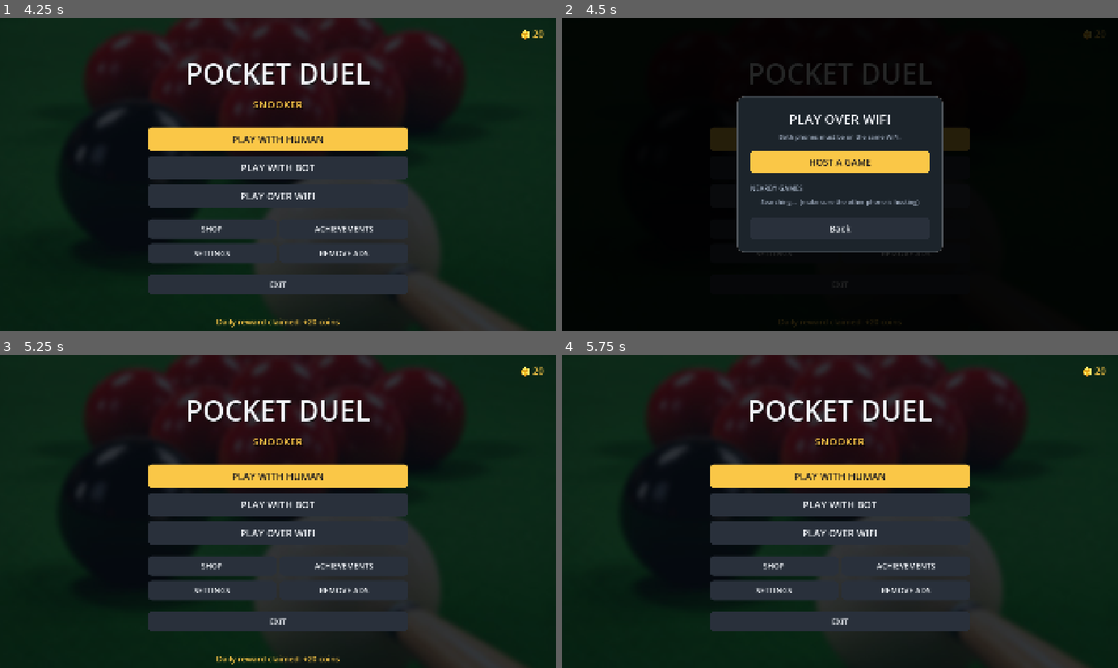
Above: before the commit, frames 1-4 (two rows, left to right).
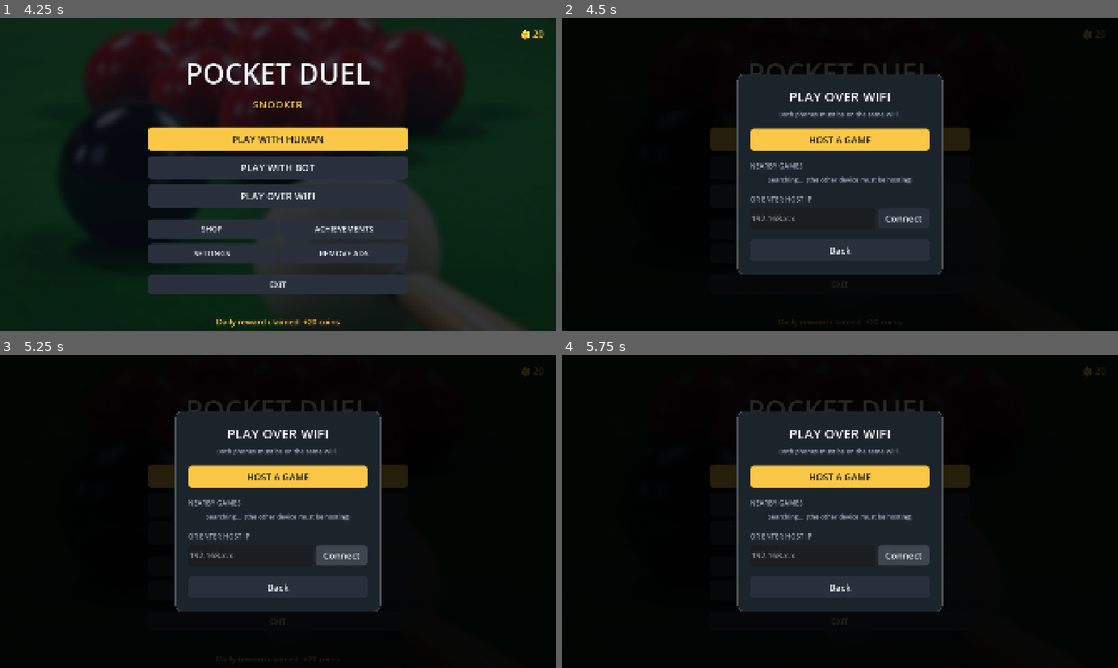
Above: after the commit, the same moments.

Repository: SaadiDK-003/pocket_duel
Game: Godot game, scene res://scenes/main_menu/main_menu.tscn
Same seed, same stepped clock (60 frames per second), same inputs: the game is played once before the commit and once after it.
Inputs (mouse positions are in pixels of both pictures, inside the frame that each line leads up to):
- Up to frame 1 (4.25 s): click "PLAY WITH HUMAN" at 0.5 s; click "PLAY WITH HUMAN" at 1.25 s; click "PLAY WITH BOT" at 2 s; click "PLAY WITH BOT" at 2.75 s; click "PLAY OVER WIFI" at 3.5 s
- Up to frame 2 (4.5 s): click "PLAY OVER WIFI" at 4.25 s
- Up to frame 3 (5.25 s): click (339, 555) at 5 s, where only the run after the commit has a clickable "Connect"
- Up to frame 4 (5.75 s): no input

Frame 1 is identical in both runs. In frame 2, 12% of the frame differs, in the area x 31-69%, y 18-82%; in frame 3, 72%, in the area x 0-100%, y 0-100%; in frame 4, 72%.

Commit message:
LAN: connection diagnostics, timeout, manual-IP fallback
- Net prints host IP(s) on hosting, the IP it dials on join, and connect
  success/failure (visible in a terminal for debugging)
- Lobby: 8s connection timeout (no more infinite 'Connecting…'), shows the
  host's IP while hosting, and a manual 'Enter host IP' box as a fallback

Co-Authored-By: Claude Opus 4.8 <noreply@anthropic.com>

Diff:
--- a/scripts/shared/lan_lobby.gd
+++ b/scripts/shared/lan_lobby.gd
@@ -119,6 +119,9 @@
 	match _state:
 		"hosting":
 			_label(vb, "Hosting — waiting for a player to join…", 30, ACCENT, HORIZONTAL_ALIGNMENT_CENTER)
+			var ips: Array = Net.local_ips()
+			if not ips.is_empty():
+				_label(vb, "Your IP: %s" % ", ".join(ips), 24, TEXT_DIM, HORIZONTAL_ALIGNMENT_CENTER)
 			_spacer(vb, 6)
 			_button(vb, "Cancel", func(): Net.leave(); _state = "browse"; Net.start_discovery(); _build(), false)
 		"connecting":
@@ -131,12 +134,27 @@
 			_label(vb, "NEARBY GAMES", 24, TEXT_DIM, HORIZONTAL_ALIGNMENT_LEFT)
 			var hosts: Array = Net._hosts.values()
 			if hosts.is_empty():
-				_label(vb, "Searching…  (make sure the other phone is hosting)", 22, TEXT_DIM, HORIZONTAL_ALIGNMENT_CENTER)
+				_label(vb, "Searching…  (the other device must be hosting)", 22, TEXT_DIM, HORIZONTAL_ALIGNMENT_CENTER)
 			for h in hosts:
 				_host_row(vb, h)
 			if _status != "":
 				_spacer(vb, 4)
 				_label(vb, _status, 22, Color(1, 0.6, 0.5), HORIZONTAL_ALIGNMENT_CENTER)
+			# Manual IP fallback (for tricky networks / debugging).
+			_spacer(vb, 8)
+			_label(vb, "OR ENTER HOST IP", 24, TEXT_DIM, HORIZONTAL_ALIGNMENT_LEFT)
+			var row := HBoxContainer.new()
+			row.add_theme_constant_override("separation", 10)
+			var ip_field := LineEdit.new()
+			ip_field.placeholder_text = "192.168.x.x"
+			ip_field.size_flags_horizontal = Control.SIZE_EXPAND_FILL
+			ip_field.custom_minimum_size = Vector2(0, 66)
+			ip_field.add_theme_font_size_override("font_size", 28)
+			row.add_child(ip_field)
+			var cbtn := _button(row, "Connect", func(): _manual_connect(ip_field.text), false)
+			cbtn.size_flags_horizontal = Control.SIZE_SHRINK_END
+			cbtn.custom_minimum_size = Vector2(180, 66)
+			vb.add_child(row)
 
 	_spacer(vb, 10)
 	_button(vb, "Back", close, false)
@@ -150,6 +168,30 @@
 	else:
 		_status = "Couldn't host (port busy?)."
 	_build()
+
+
+func _manual_connect(ip: String) -> void:
+	ip = ip.strip_edges()
+	if ip == "":
+		return
+	Audio.play("ui_click")
+	if Net.join(ip, Net.GAME_PORT):
+		_state = "connecting"
+		_start_connect_timeout()
+	else:
+		_status = "Couldn't start connection."
+	_build()
+
+
+## Don't spin on "Connecting…" forever — give up after 8s with a hint.
+func _start_connect_timeout() -> void:
+	await get_tree().create_timer(8.0).timeout
+	if _state == "connecting":
+		Net.leave()
+		_state = "browse"
+		_status = "Couldn't connect. Same WiFi? Try disabling the firewall / router 'AP isolation'."
+		Net.start_discovery()
+		_build()
 
 
 func _host_row(parent: Node, h: Dictionary) -> void:
@@ -169,6 +211,7 @@
 		Net.opponent_name = str(h["name"])
 		if Net.join(str(h["ip"]), int(h["port"])):
 			_state = "connecting"
+			_start_connect_timeout()
 		else:
 			_status = "Couldn't connect."
 		_build())
--- a/scripts/shared/net_manager.gd
+++ b/scripts/shared/net_manager.gd
@@ -54,6 +54,7 @@
 	is_host = true
 	is_networked = true
 	my_index = 0
+	print("[Net] Hosting on port %d. This machine's IP(s): %s" % [GAME_PORT, ", ".join(local_ips())])
 	_bcast = PacketPeerUDP.new()
 	_bcast.set_broadcast_enabled(true)
 	_bcast.set_dest_address("255.255.255.255", DISCOVERY_PORT)
@@ -67,6 +68,7 @@
 	if _bcast:
 		_bcast.close()
 		_bcast = null
+	print("[Net] Guest joined (peer %d)." % id)
 	player_connected.emit(id)
 
 
@@ -91,8 +93,18 @@
 		_listen = null
 
 
+## Non-loopback IPv4 addresses of this machine (for display / manual connect).
+func local_ips() -> Array:
+	var out: Array = []
+	for a in IP.get_local_addresses():
+		if a.count(".") == 3 and not a.begins_with("127."):
+			out.append(a)
+	return out
+
+
 func join(ip: String, port: int) -> bool:
 	stop_discovery()
+	print("[Net] Connecting to %s:%d ..." % [ip, port])
 	peer = ENetMultiplayerPeer.new()
 	if peer.create_client(ip, port) != OK:
 		peer = null
@@ -109,10 +121,12 @@
 
 
 func _on_connected_to_server() -> void:
+	print("[Net] Connected to host!")
 	server_connected.emit()
 
 
 func _on_connection_failed() -> void:
+	print("[Net] Connection failed (firewall or AP isolation?).")
 	connection_failed.emit()
 	_reset_peer()
 
